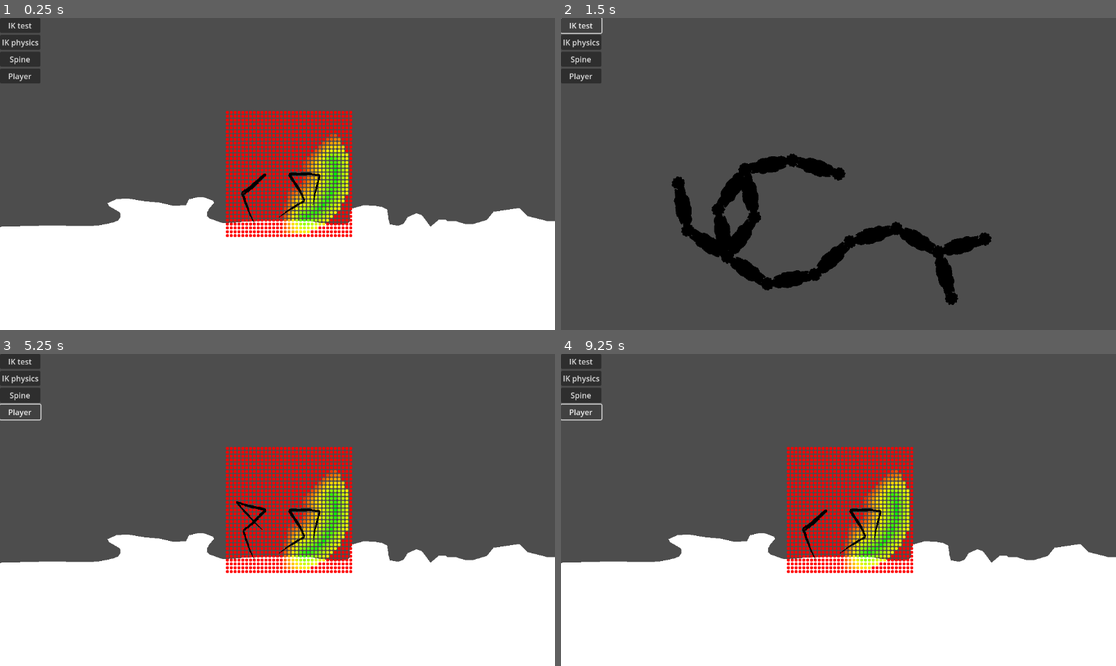
Above: before the commit, frames 1-4 (two rows, left to right).
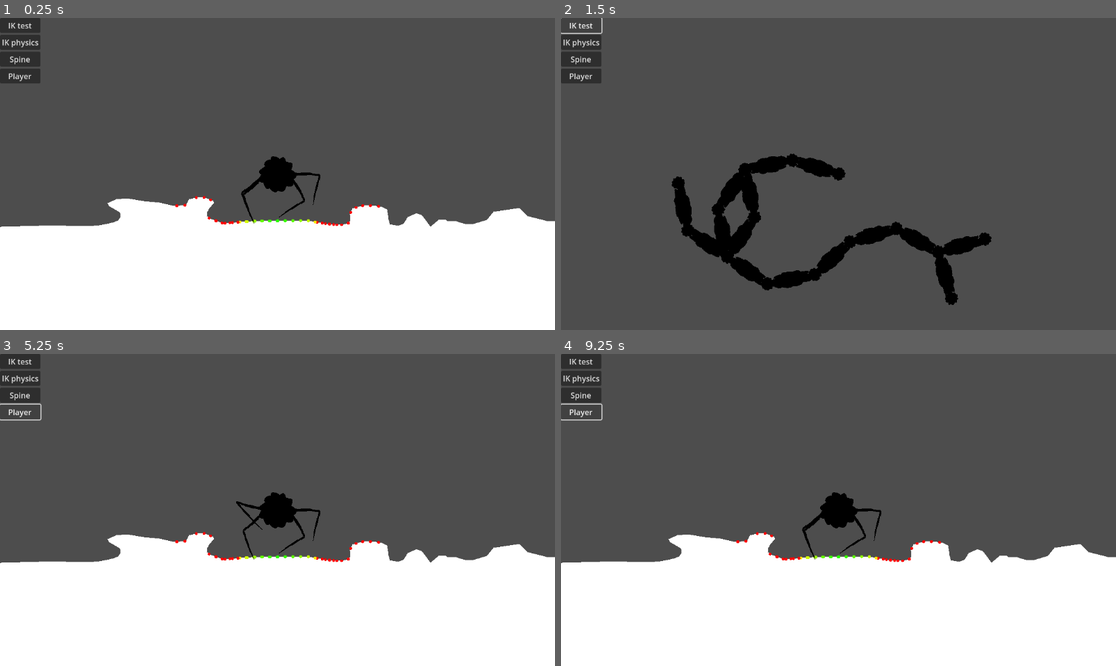
Above: after the commit, the same moments.

Repository: p4triko/CG-2025-Project-Procedural-Animation
Game: Godot game, scene res://scenes/player_testing.tscn
Same seed, same stepped clock (60 frames per second), same inputs: the game is played once before the commit and once after it.
Inputs:
- Up to frame 1 (0.25 s): no input
- Up to frame 2 (1.5 s): click "IK test" at 0.5 s; click "IK test" at 1.25 s
- Up to frame 3 (5.25 s): click "IK physics" at 2 s; click "IK test" at 2.75 s; click "Spine" at 3.5 s; click "IK test" at 4.25 s; click "Player" at 5 s
- Up to frame 4 (9.25 s): click "IK physics" at 5.75 s; click "IK physics" at 6.5 s; click "Spine" at 7.25 s; click "IK physics" at 8 s; click "Player" at 8.75 s

The runs differ from the first frame. In frame 1, 6.0% of the frame differs, in the area x 31-69%, y 29-71%; in frame 2, nothing differs; in frame 3, 6.0%; in frame 4, 6.0%.

Commit message:
Raycasting for surfaces (temporary)

Diff:
--- a/objects/Player/player.gd
+++ b/objects/Player/player.gd
@@ -23,14 +23,14 @@
 var legs: Array
 var leg_rays: Array[Vector2] = [Vector2(-100, 200), Vector2(-50, 200), Vector2(50, 200), Vector2(100, 200)]
 
+var debug_draw_surfaces: Array = []
+
 func _ready() -> void:
 	left_legs = [%LegLeft1, %LegLeft2]
 	right_legs = [%LegRight1, %LegRight2]
 	legs = left_legs + right_legs
 
 func _physics_process(delta: float) -> void:
-	queue_redraw()
-
 	var input_axis: Vector2 = Vector2(Input.get_axis("game_left", "game_right"), Input.get_axis("game_up", "game_down"))
 	var input_sprint: bool = Input.is_action_pressed("game_sprint")
 
@@ -49,6 +49,9 @@
 	move_and_slide()
 
 	## Leg movement
+	var surfaces = get_potential_surfaces()
+	debug_draw_surfaces = surfaces
+
 	for i in legs.size():
 		var leg = legs[i]
 		var leg_ray = leg_rays[i]
@@ -62,11 +65,17 @@
 			if result.position.distance_to(leg.current_position) > 100:
 				leg.step(result.position)
 
+	queue_redraw()
+
 ## Raycasts a bunch to find points where a leg could go
-func get_potential_surfaces() -> Array[Array]:
-	return []
+func get_potential_surfaces() -> Array:
+	var all_collisions = []
+	for raycast: RecursiveRayCast2D in $Raycasts.get_children():
+		raycast.exclude = [self]
+		all_collisions += raycast.get_collisions()
+	return all_collisions
 
-func calculate_weight(pos: Vector2, normal: Vector2, wanted_angle: float, leg_length: float) -> float:
+func calculate_weight(pos: Vector2, normal: Vector2, angle_width: float = 0.8, wanted_angle: float = d.y, leg_length: float = 128) -> float:
 	# Normal
 	var normal_width = PI * 3/5
 	var normal_sharpness = 4
@@ -77,7 +86,6 @@
 	var distance_weight = clamp(1 - abs(leg_length*rest_distance_ratio/d.z - pos.length()/d.z), 0, 1)
 
 	# Angle
-	var angle_width = d.x
 	var angle_sharpness = d.w
 	var angle_weight = clamp((1 - abs(pos.angle_to(Vector2.from_angle(wanted_angle + PI/2))) * angle_width) * angle_sharpness, 0, 1)
 
@@ -85,12 +93,19 @@
 	var near_cap = 20
 	var max_length_weight = int(leg_length > pos.length() && near_cap < pos.length())
 
-	# Blah
+	# Combine
 	return distance_weight * angle_weight * max_length_weight * normal_weight
 
 func _draw():
-	draw_set_transform(Vector2(24, 0))
-	for x in range(-128, 129, 8):
-		for y in range(-128, 129, 8):
-			var weight = calculate_weight(Vector2(x, y), Vector2.UP, d.y, 128)
-			draw_circle(Vector2(x, y), 3, debug_gradient.gradient.sample(weight))
+	## For surfaces, doesnt account for the angle
+	for surface in debug_draw_surfaces:
+		var pos = surface[0] - global_position
+		var normal = surface[1]
+		var weight = calculate_weight(pos, normal, 0)
+		draw_circle(pos, 3, debug_gradient.gradient.sample(weight))
+
+	## All positions, doesnt acco unt for normal or angle
+	#for x in range(-128, 129, 8):
+		#for y in range(-128, 129, 8):
+			#var weight = calculate_weight(Vector2(x, y), Vector2.UP, 0)
+			#draw_circle(Vector2(x, y), 3, debug_gradient.gradient.sample(weight))
--- a/objects/Player/player.tscn
+++ b/objects/Player/player.tscn
@@ -1,8 +1,9 @@
-[gd_scene load_steps=7 format=3 uid="uid://c0pigba0ihfvs"]
+[gd_scene load_steps=8 format=3 uid="uid://c0pigba0ihfvs"]
 
 [ext_resource type="Script" uid="uid://btxtc8h4my7xj" path="res://objects/Player/player.gd" id="1_fwodp"]
 [ext_resource type="Texture2D" uid="uid://drkij5rd4qwh6" path="res://assets/images/Spider/spider_body.png" id="2_76bfe"]
 [ext_resource type="PackedScene" uid="uid://cq6t7jx8fbq3w" path="res://objects/Player/spider_leg.tscn" id="3_hi0mj"]
+[ext_resource type="Script" uid="uid://bnyh50e0grrse" path="res://objects/RecursiveRayCast2D/RecursiveRayCast2D.gd" id="4_76bfe"]
 
 [sub_resource type="Gradient" id="Gradient_hi0mj"]
 interpolation_mode = 2
@@ -18,11 +19,10 @@
 
 [node name="Player" type="CharacterBody2D"]
 script = ExtResource("1_fwodp")
-d = Vector4(0.8, -1.1, 66.44, 2.935)
+d = Vector4(0.8, -1.1, 66.44, 9.405)
 debug_gradient = SubResource("GradientTexture1D_76bfe")
 
 [node name="SpiderBody" type="Sprite2D" parent="."]
-visible = false
 texture = ExtResource("2_76bfe")
 
 [node name="Camera2D" type="Camera2D" parent="."]
@@ -52,3 +52,281 @@
 
 [node name="CollisionShape2D" type="CollisionShape2D" parent="."]
 shape = SubResource("CircleShape2D_8e3mr")
+
+[node name="Raycasts" type="Node2D" parent="."]
+
+[node name="RecursiveRayCast2D" type="Node2D" parent="Raycasts"]
+position = Vector2(0, -128)
+script = ExtResource("4_76bfe")
+target_positon = Vector2(128, 256)
+metadata/_custom_type_script = "uid://bnyh50e0grrse"
+
+[node name="RecursiveRayCast2D2" type="Node2D" parent="Raycasts"]
+position = Vector2(16, -128)
+script = ExtResource("4_76bfe")
+target_positon = Vector2(128, 256)
+metadata/_custom_type_script = "uid://bnyh50e0grrse"
+
+[node name="RecursiveRayCast2D3" type="Node2D" parent="Raycasts"]
+position = Vector2(32, -128)
+script = ExtResource("4_76bfe")
+target_positon = Vector2(128, 256)
+metadata/_custom_type_script = "uid://bnyh50e0grrse"
+
+[node name="RecursiveRayCast2D4" type="Node2D" parent="Raycasts"]
+position = Vector2(48, -128)
+script = ExtResource("4_76bfe")
+target_positon = Vector2(128, 256)
+metadata/_custom_type_script = "uid://bnyh50e0grrse"
+
+[node name="RecursiveRayCast2D5" type="Node2D" parent="Raycasts"]
+position = Vector2(-64, -128)
+script = ExtResource("4_76bfe")
+target_positon = Vector2(128, 256)
+metadata/_custom_type_script = "uid://bnyh50e0grrse"
+
+[node name="RecursiveRayCast2D6" type="Node2D" parent="Raycasts"]
+position = Vector2(-48, -128)
+script = ExtResource("4_76bfe")
+target_positon = Vector2(128, 256)
+metadata/_custom_type_script = "uid://bnyh50e0grrse"
+
+[node name="RecursiveRayCast2D7" type="Node2D" parent="Raycasts"]
+position = Vector2(-32, -128)
+script = ExtResource("4_76bfe")
+target_positon = Vector2(128, 256)
+metadata/_custom_type_script = "uid://bnyh50e0grrse"
+
+[node name="RecursiveRayCast2D8" type="Node2D" parent="Raycasts"]
+position = Vector2(-16, -128)
+script = ExtResource("4_76bfe")
+target_positon = Vector2(128, 256)
+metadata/_custom_type_script = "uid://bnyh50e0grrse"
+
+[node name="RecursiveRayCast2D9" type="Node2D" parent="Raycasts"]
+position = Vector2(-128, -128)
+script = ExtResource("4_76bfe")
+target_positon = Vector2(128, 256)
+metadata/_custom_type_script = "uid://bnyh50e0grrse"
+
+[node name="RecursiveRayCast2D10" type="Node2D" parent="Raycasts"]
+position = Vector2(-112, -128)
+script = ExtResource("4_76bfe")
+target_positon = Vector2(128, 256)
+metadata/_custom_type_script = "uid://bnyh50e0grrse"
+
+[node name="RecursiveRayCast2D11" type="Node2D" parent="Raycasts"]
+position = Vector2(-96, -128)
+script = ExtResource("4_76bfe")
+target_positon = Vector2(128, 256)
+metadata/_custom_type_script = "uid://bnyh50e0grrse"
+
+[node name="RecursiveRayCast2D12" type="Node2D" parent="Raycasts"]
+position = Vector2(-80, -128)
+script = ExtResource("4_76bfe")
+target_positon = Vector2(128, 256)
+metadata/_custom_type_script = "uid://bnyh50e0grrse"
+
+[node name="RecursiveRayCast2D13" type="Node2D" parent="Raycasts"]
+position = Vector2(-128, -64)
+script = ExtResource("4_76bfe")
+target_positon = Vector2(128, 256)
+metadata/_custom_type_script = "uid://bnyh50e0grrse"
+
+[node name="RecursiveRayCast2D15" type="Node2D" parent="Raycasts"]
+position = Vector2(-128, -96)
+script = ExtResource("4_76bfe")
+target_positon = Vector2(128, 256)
+metadata/_custom_type_script = "uid://bnyh50e0grrse"
+
+[node name="RecursiveRayCast2D21" type="Node2D" parent="Raycasts"]
+position = Vector2(-128, 0)
+script = ExtResource("4_76bfe")
+target_positon = Vector2(128, 256)
+metadata/_custom_type_script = "uid://bnyh50e0grrse"
+
+[node name="RecursiveRayCast2D23" type="Node2D" parent="Raycasts"]
+position = Vector2(-128, -32)
+script = ExtResource("4_76bfe")
+target_positon = Vector2(128, 256)
+metadata/_custom_type_script = "uid://bnyh50e0grrse"
+
+[node name="RecursiveRayCast2D25" type="Node2D" parent="Raycasts"]
+position = Vector2(-128, 64)
+script = ExtResource("4_76bfe")
+target_positon = Vector2(128, 256)
+metadata/_custom_type_script = "uid://bnyh50e0grrse"
+
+[node name="RecursiveRayCast2D27" type="Node2D" parent="Raycasts"]
+position = Vector2(-128, 32)
+script = ExtResource("4_76bfe")
+target_positon = Vector2(128, 256)
+metadata/_custom_type_script = "uid://bnyh50e0grrse"
+
+[node name="RecursiveRayCast2D28" type="Node2D" parent="Raycasts"]
+position = Vector2(-128, 96)
+script = ExtResource("4_76bfe")
+target_positon = Vector2(128, 256)
+metadata/_custom_type_script = "uid://bnyh50e0grrse"
+
+[node name="RecursiveRayCast2D17" type="Node2D" parent="Raycasts"]
+position = Vector2(64, -128)
+script = ExtResource("4_76bfe")
+target_positon = Vector2(128, 256)
+metadata/_custom_type_script = "uid://bnyh50e0grrse"
+
+[node name="RecursiveRayCast2D18" type="Node2D" parent="Raycasts"]
+position = Vector2(80, -128)
+script = ExtResource("4_76bfe")
+target_positon = Vector2(128, 256)
+metadata/_custom_type_script = "uid://bnyh50e0grrse"
+
+[node name="RecursiveRayCast2D19" type="Node2D" parent="Raycasts"]
+position = Vector2(96, -128)
+script = ExtResource("4_76bfe")
+target_positon = Vector2(128, 256)
+metadata/_custom_type_script = "uid://bnyh50e0grrse"
+
+[node name="RecursiveRayCast2D20" type="Node2D" parent="Raycasts"]
+position = Vector2(112, -128)
+script = ExtResource("4_76bfe")
+target_positon = Vector2(128, 256)
+metadata/_custom_type_script = "uid://bnyh50e0grrse"
+
+[node name="RecursiveRayCast2D14" type="Node2D" parent="Raycasts"]
+position = Vector2(16, -128)
+script = ExtResource("4_76bfe")
+target_positon = Vector2(-128, 256)
+metadata/_custom_type_script = "uid://bnyh50e0grrse"
+
+[node name="RecursiveRayCast2D16" type="Node2D" parent="Raycasts"]
+position = Vector2(32, -128)
+script = ExtResource("4_76bfe")
+target_positon = Vector2(-128, 256)
+metadata/_custom_type_script = "uid://bnyh50e0grrse"
+
+[node name="RecursiveRayCast2D30" type="Node2D" parent="Raycasts"]
+position = Vector2(48, -128)
+script = ExtResource("4_76bfe")
+target_positon = Vector2(-128, 256)
+metadata/_custom_type_script = "uid://bnyh50e0grrse"
+
+[node name="RecursiveRayCast2D31" type="Node2D" parent="Raycasts"]
+position = Vector2(64, -128)
+script = ExtResource("4_76bfe")
+target_positon = Vector2(-128, 256)
+metadata/_custom_type_script = "uid://bnyh50e0grrse"
+
+[node name="RecursiveRayCast2D32" type="Node2D" parent="Raycasts"]
+position = Vector2(-48, -128)
+script = ExtResource("4_76bfe")
+target_positon = Vector2(-128, 256)
+metadata/_custom_type_script = "uid://bnyh50e0grrse"
+
+[node name="RecursiveRayCast2D33" type="Node2D" parent="Raycasts"]
+position = Vector2(-32, -128)
+script = ExtResource("4_76bfe")
+target_positon = Vector2(-128, 256)
+metadata/_custom_type_script = "uid://bnyh50e0grrse"
+
+[node name="RecursiveRayCast2D34" type="Node2D" parent="Raycasts"]
+position = Vector2(-16, -128)
+script = ExtResource("4_76bfe")
+target_positon = Vector2(-128, 256)
+metadata/_custom_type_script = "uid://bnyh50e0grrse"
+
+[node name="RecursiveRayCast2D35" type="Node2D" parent="Raycasts"]
+position = Vector2(0, -128)
+script = ExtResource("4_76bfe")
+target_positon = Vector2(-128, 256)
+metadata/_custom_type_script = "uid://bnyh50e0grrse"
+
+[node name="RecursiveRayCast2D36" type="Node2D" parent="Raycasts"]
+position = Vector2(-112, -128)
+script = ExtResource("4_76bfe")
+target_positon = Vector2(-128, 256)
+metadata/_custom_type_script = "uid://bnyh50e0grrse"
+
+[node name="RecursiveRayCast2D37" type="Node2D" parent="Raycasts"]
+position = Vector2(-96, -128)
+script = ExtResource("4_76bfe")
+target_positon = Vector2(-128, 256)
+metadata/_custom_type_script = "uid://bnyh50e0grrse"
+
+[node name="RecursiveRayCast2D38" type="Node2D" parent="Raycasts"]
+position = Vector2(-80, -128)
+script = ExtResource("4_76bfe")
+target_positon = Vector2(-128, 256)
+metadata/_custom_type_script = "uid://bnyh50e0grrse"
+
+[node name="RecursiveRayCast2D39" type="Node2D" parent="Raycasts"]
+position = Vector2(-64, -128)
+script = ExtResource("4_76bfe")
+target_positon = Vector2(-128, 256)
+metadata/_custom_type_script = "uid://bnyh50e0grrse"
+
+[node name="RecursiveRayCast2D40" type="Node2D" parent="Raycasts"]
+position = Vector2(128, -64)
+script = ExtResource("4_76bfe")
+target_positon = Vector2(-128, 256)
+metadata/_custom_type_script = "uid://bnyh50e0grrse"
+
+[node name="RecursiveRayCast2D41" type="Node2D" parent="Raycasts"]
+position = Vector2(128, -96)
+script = ExtResource("4_76bfe")
+target_positon = Vector2(-128, 256)
+metadata/_custom_type_script = "uid://bnyh50e0grrse"
+
+[node name="RecursiveRayCast2D42" type="Node2D" parent="Raycasts"]
+position = Vector2(128, 0)
+script = ExtResource("4_76bfe")
+target_positon = Vector2(-128, 256)
+metadata/_custom_type_script = "uid://bnyh50e0grrse"
+
+[node name="RecursiveRayCast2D43" type="Node2D" parent="Raycasts"]
+position = Vector2(128, -32)
+script = ExtResource("4_76bfe")
+target_positon = Vector2(-128, 256)
+metadata/_custom_type_script = "uid://bnyh50e0grrse"
+
+[node name="RecursiveRayCast2D44" type="Node2D" parent="Raycasts"]
+position = Vector2(128, 64)
+script = ExtResource("4_76bfe")
+target_positon = Vector2(-128, 256)
+metadata/_custom_type_script = "uid://bnyh50e0grrse"
+
+[node name="RecursiveRayCast2D45" type="Node2D" parent="Raycasts"]
+position = Vector2(128, 32)
+script = ExtResource("4_76bfe")
+target_positon = Vector2(-128, 256)
+metadata/_custom_type_script = "uid://bnyh50e0grrse"
+
+[node name="RecursiveRayCast2D46" type="Node2D" parent="Raycasts"]
+position = Vector2(128, 96)
+script = ExtResource("4_76bfe")
+target_positon = Vector2(-128, 256)
+metadata/_custom_type_script = "uid://bnyh50e0grrse"
+
+[node name="RecursiveRayCast2D47" type="Node2D" parent="Raycasts"]
+position = Vector2(80, -128)
+script = ExtResource("4_76bfe")
+target_positon = Vector2(-128, 256)
+metadata/_custom_type_script = "uid://bnyh50e0grrse"
+
+[node name="RecursiveRayCast2D48" type="Node2D" parent="Raycasts"]
+position = Vector2(96, -128)
+script = ExtResource("4_76bfe")
+target_positon = Vector2(-128, 256)
+metadata/_custom_type_script = "uid://bnyh50e0grrse"
+
+[node name="RecursiveRayCast2D49" type="Node2D" parent="Raycasts"]
+position = Vector2(112, -128)
+script = ExtResource("4_76bfe")
+target_positon = Vector2(-128, 256)
+metadata/_custom_type_script = "uid://bnyh50e0grrse"
+
+[node name="RecursiveRayCast2D50" type="Node2D" parent="Raycasts"]
+position = Vector2(128, -128)
+script = ExtResource("4_76bfe")
+target_positon = Vector2(-128, 256)
+metadata/_custom_type_script = "uid://bnyh50e0grrse"
--- a/objects/RecursiveRayCast2D/RecursiveRayCast2D.gd
+++ b/objects/RecursiveRayCast2D/RecursiveRayCast2D.gd
@@ -11,7 +11,7 @@
 @export var epsilon: float = 1.0
 @export_enum("All", "Debug", "None") var draw_debug: int = 1
 
-@export_tool_button("Run") var a = func (): print(get_collisions())
+#@export_tool_button("Run") var a = func (): print(get_collisions())
 
 var saved_hits: Array[Array] # For visualization
 
@@ -35,7 +35,7 @@
 		hits.append([result.position, result.normal])
 		curr_pos = result.position + global_position.direction_to(global_position + target_positon).normalized() * epsilon
 	saved_hits = hits
-	queue_redraw()
+	#queue_redraw()
 	return hits
 
 func _draw() -> void:
